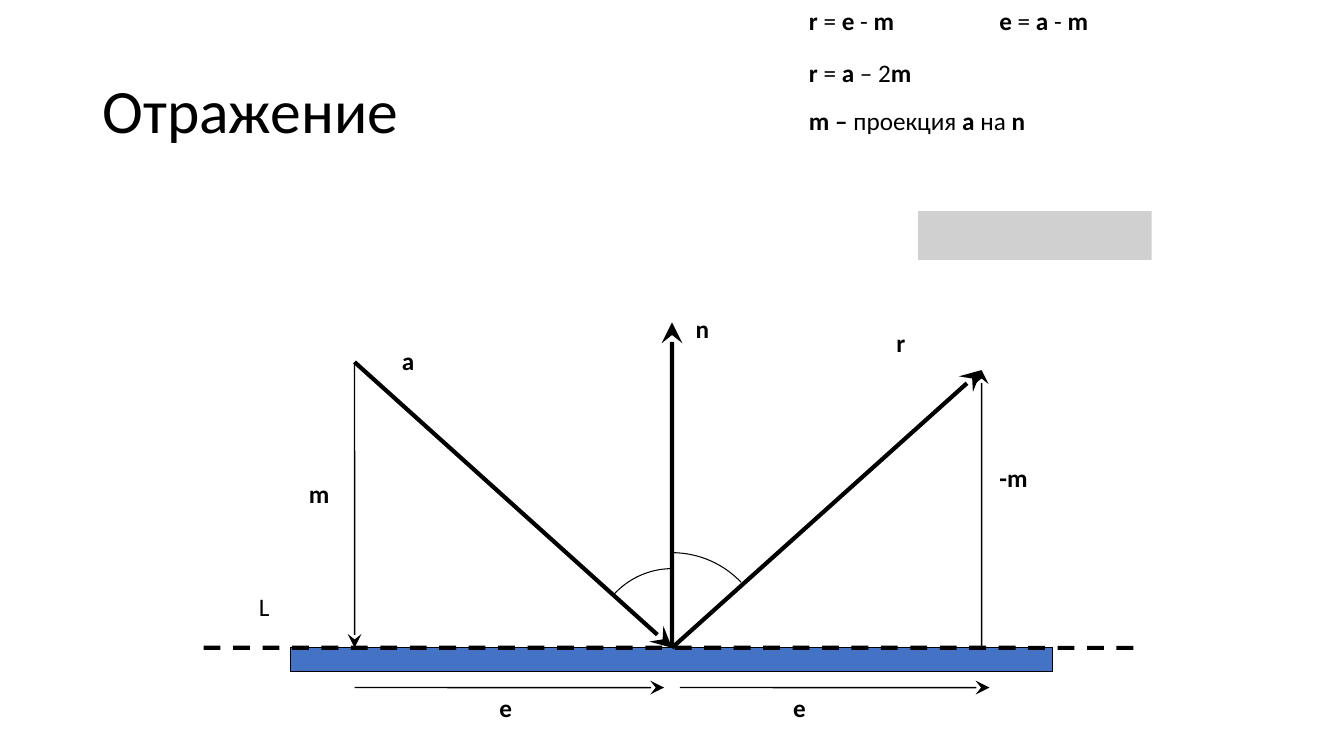
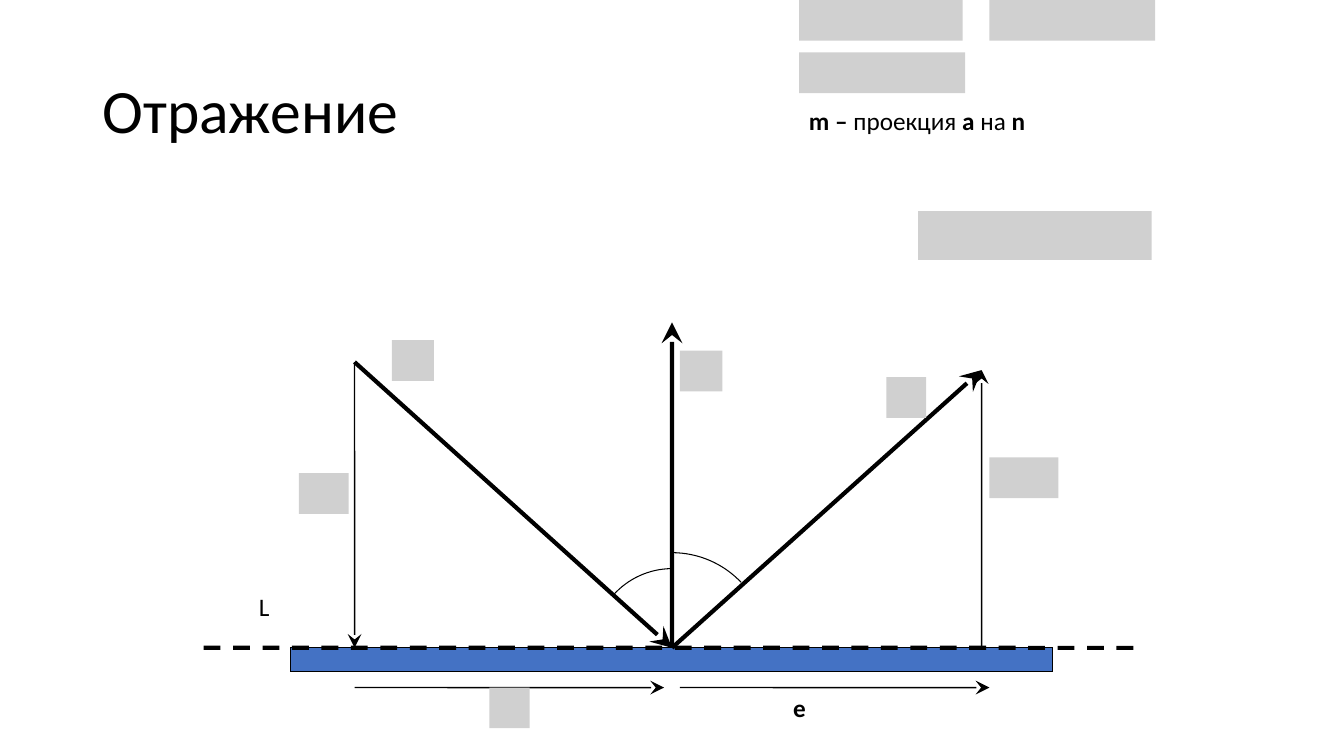
Before and after one commit to alexey-malov/cg-course, a slide deck: slide 43 of lectures/04 - Векторный анализ, трансформации и матрицы.pptx (slide 46 before the commit). Drawn at 1344x756 pixels with LibreOffice and Linux fonts; fonts in the diff are those of the drawing; grey boxes stand for pictures. Boxes give left, top, right and bottom in pixels: in the first picture for what was removed or moved away, otherwise in the second. Text is boxed around its words. In the diff, an @@ line names an element or a change of style, - is before the commit and + after.

```diff
--- a/lectures/04 - Векторный анализ, трансформации и матрицы.pptx
+++ b/lectures/04 - Векторный анализ, трансформации и матрицы.pptx
@@ picture added at (x1=800, y1=0, x2=963, y2=40) @@
@@ text removed at (x1=809, y1=17, x2=894, y2=31) @@
-r = e - m
@@ picture added at (x1=990, y1=0, x2=1155, y2=40) @@
@@ text removed at (x1=999, y1=17, x2=1088, y2=30) @@
-e = a - m
@@ picture added at (x1=800, y1=52, x2=966, y2=93) @@
@@ text removed at (x1=809, y1=65, x2=911, y2=82) @@
-r = a – 2m
@@ text removed at (x1=696, y1=325, x2=710, y2=338) @@
-n
@@ picture added at (x1=392, y1=341, x2=435, y2=381) @@
@@ text removed at (x1=402, y1=357, x2=414, y2=370) @@
-a
@@ picture added at (x1=680, y1=351, x2=722, y2=391) @@
@@ text removed at (x1=896, y1=339, x2=905, y2=352) @@
-r
@@ picture added at (x1=886, y1=377, x2=926, y2=417) @@
@@ picture added at (x1=299, y1=473, x2=349, y2=513) @@
@@ picture added at (x1=990, y1=458, x2=1059, y2=498) @@
@@ text removed at (x1=999, y1=474, x2=1027, y2=487) @@
--m
@@ text removed at (x1=309, y1=490, x2=329, y2=503) @@
-m
@@ picture added at (x1=490, y1=688, x2=530, y2=728) @@
@@ text removed at (x1=499, y1=704, x2=512, y2=717) @@
-e
```
Also in this commit, not shown: 26 other slides changed, 1 slide added, 4 slides removed, 31 other files.
